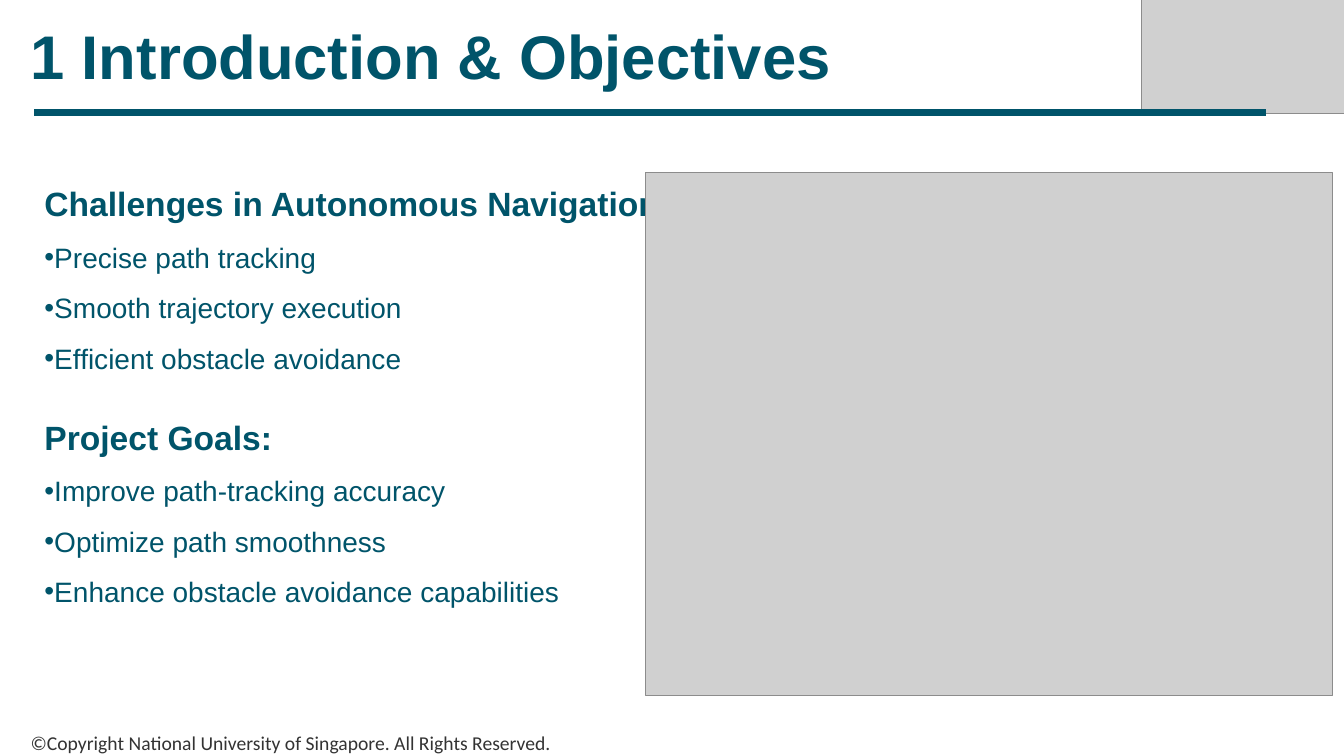
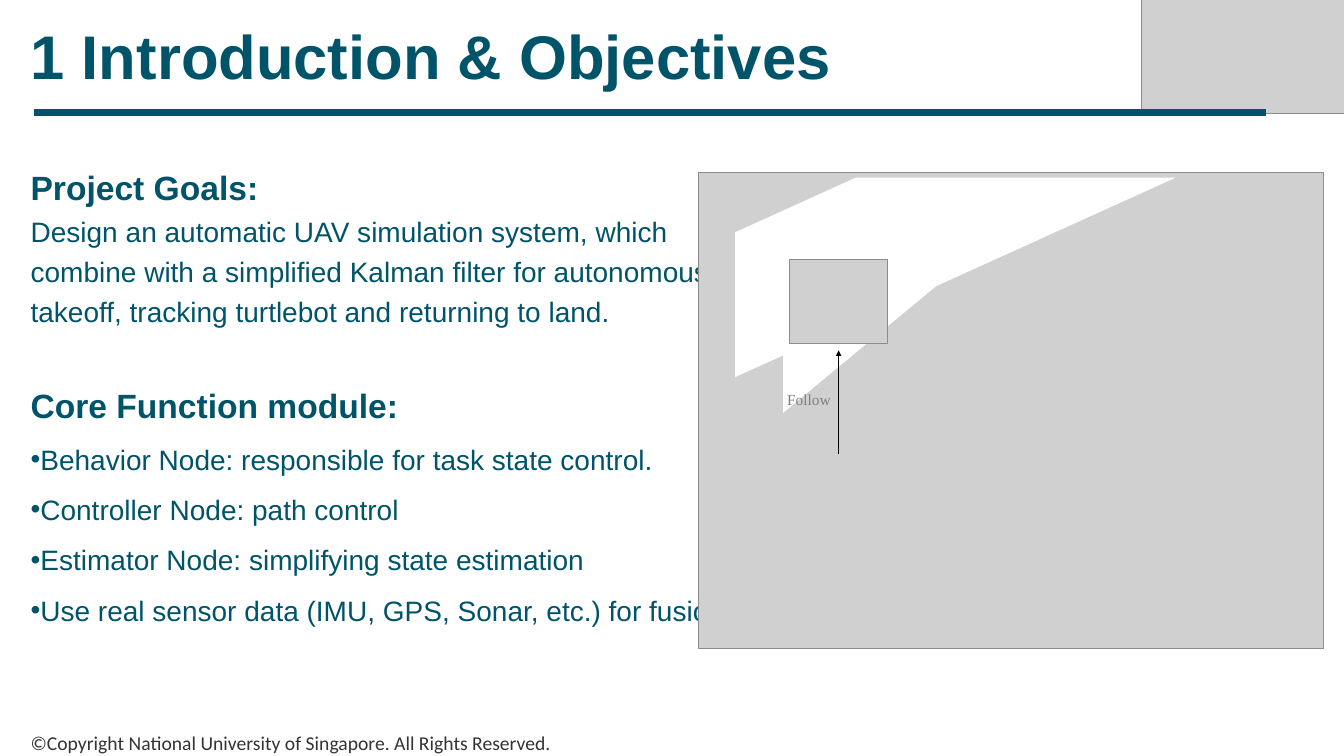
Before and after one commit to EthanHan99/NUS-EE4308, a slide deck: slide 3 of Team#3_slide.pptx. Drawn at 1344x756 pixels with LibreOffice and Linux fonts; fonts in the diff are those of the drawing; grey boxes stand for pictures. Boxes give left, top, right and bottom in pixels: in the first picture for what was removed or moved away, otherwise in the second. Text is boxed around its words. In the diff, an @@ line names an element or a change of style, - is before the commit and + after.

```diff
--- a/Team#3_slide.pptx
+++ b/Team#3_slide.pptx
@@ text "Project Goals:": place and size @@
-text "Project Goals:" at (44,189,670,607)
+text "Project Goals:" at (31,175,732,626)
@@ picture: place and size @@
-picture at (646,172,1333,696)
+picture at (699,172,1324,648)
@@ text at (44,189,670,370): paragraphs removed @@
-Challenges in Autonomous Navigation:
-• Precise path tracking
-• Smooth trajectory execution
-• Efficient obstacle avoidance
@@ text at (31,221,732,626): text changed @@
-• Improve path-tracking accuracy
-• Optimize path smoothness
-• Enhance obstacle avoidance capabilities
+Design an automatic UAV simulation system, which combine with a simplified Kalman filter for autonomous takeoff, tracking turtlebot and returning to land.
+Core Function module:
+• Behavior Node: responsible for task state control.
+• Controller Node: path control
+• Estimator Node: simplifying state estimation
+• Use real sensor data (IMU, GPS, Sonar, etc.) for fusion.
@@ group added at (735,177,1176,455): 2 diag stripes, 1 picture, 1 arrow, 1 text @@
+Follow
```
Also in this commit, not shown: 3 other slides changed, 6 slides added, 6 slides removed, 41 other files.
